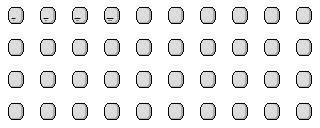
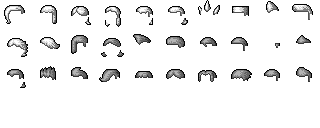
Layers edited between the first and the second 320x128 image:
added group "Hair" with 1 layers above "FacialHair" over [4, 0, 313, 88]
added layer "Layer 35" in group "Hair" over [4, 0, 313, 88]
hid group "Mouth" (3 layers) over [11, 18, 114, 20]
painted on "Layer 28" over [106, 18, 114, 20]
painted on "Hue/Saturation 5" over [43, 18, 81, 20]
hid group "Chin" (3 layers) over [13, 20, 112, 21]
hid "Head - Template" over [8, 7, 312, 120]
